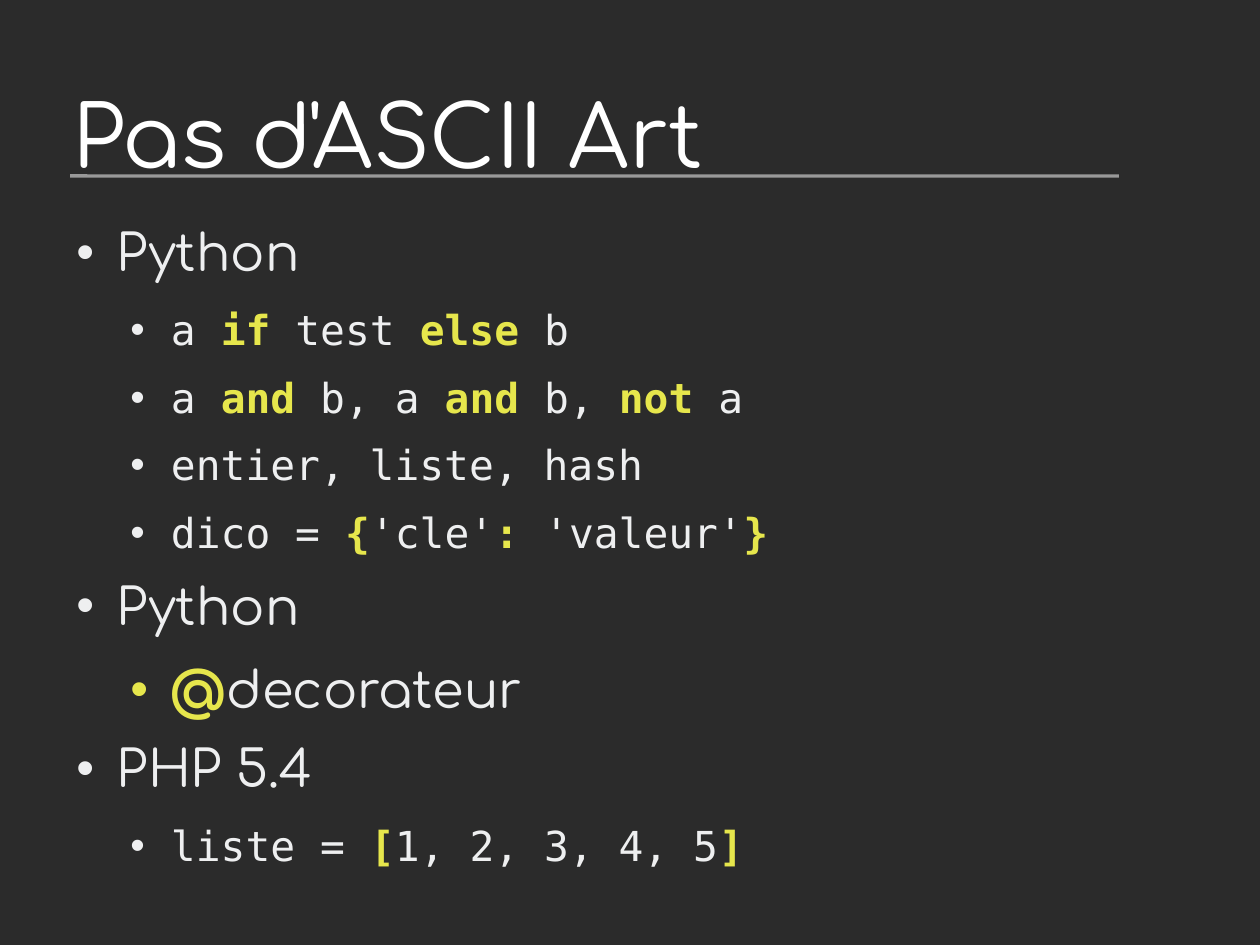
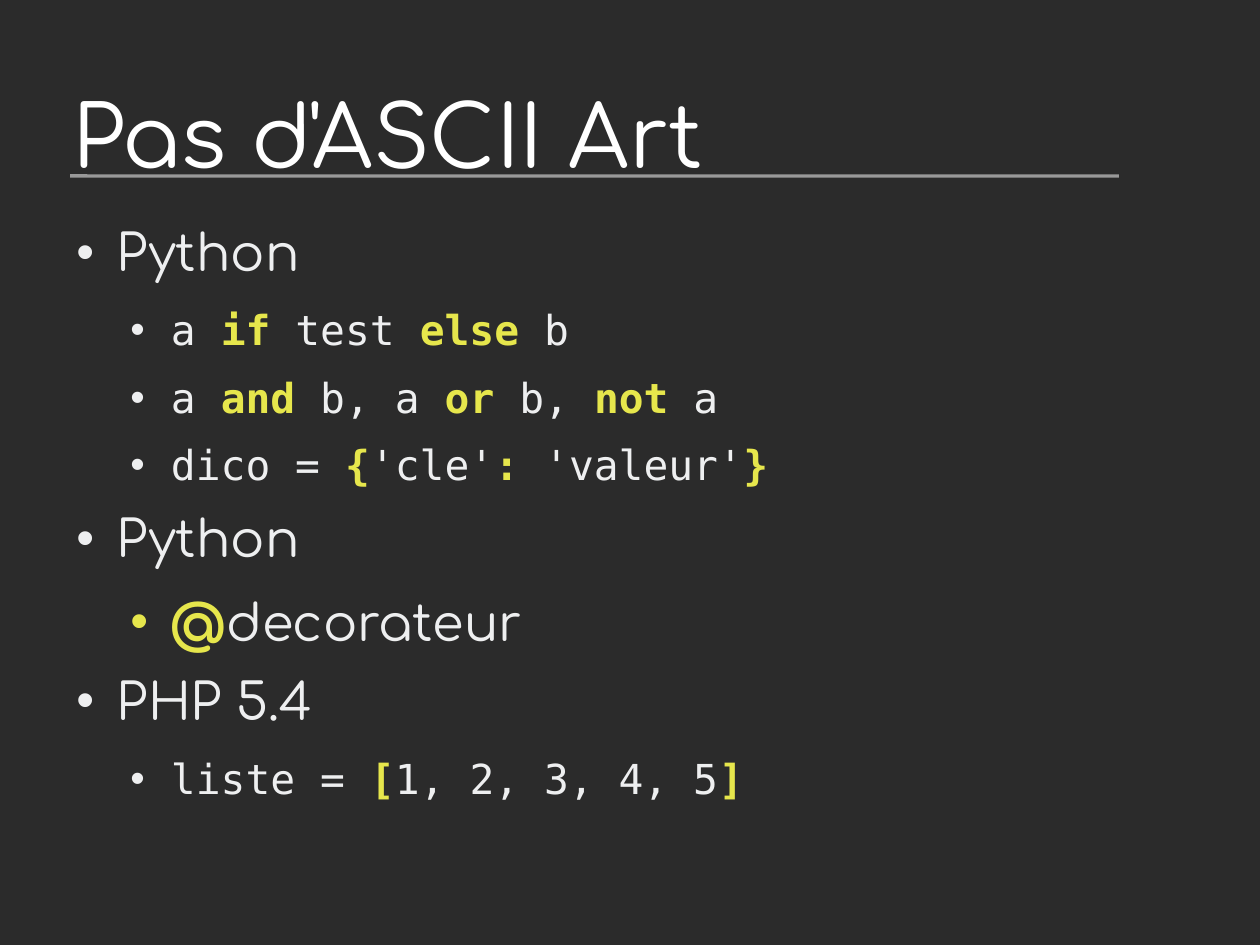
Before and after one commit to vstinner/talks, a slide deck: slide 22 of 2011-PyconFR-Rennes/langage/langage_homogene.odp (slide 21 before the commit). Drawn at 1260x945 pixels with LibreOffice and Linux fonts; fonts in the diff are those of the drawing; background and template pictures are left out; a plain dark background stands for a picture behind light text. Boxes give left, top, right and bottom in pixels: in the first picture for what was removed or moved away, otherwise in the second. Text is boxed around its words. In the diff, an @@ line names an element or a change of style, - is before the commit and + after.

```diff
--- a/2011-PyconFR-Rennes/langage/langage_homogene.odp
+++ b/2011-PyconFR-Rennes/langage/langage_homogene.odp
@@ text at (x1=171, y1=381, x2=718, y2=419): text changed; text colour #EEEFF0 to #E6E64C; bold on @@
-  • a and b, a and b, not a
-  • entier, liste, hash
+  • a and b, a or b, not a
```
Also in this commit, not shown: 6 other slides changed, 1 slide added, 3 other files.
